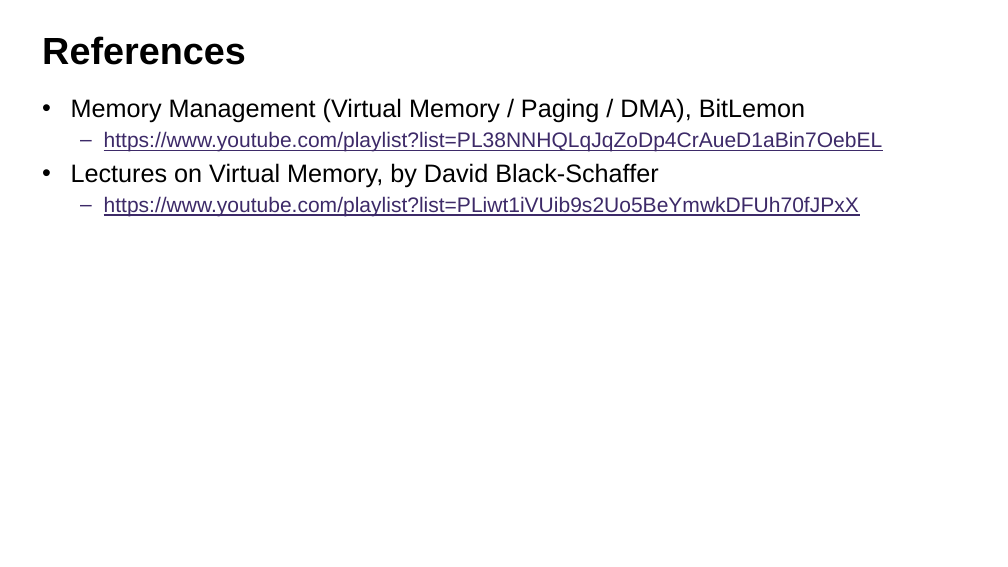
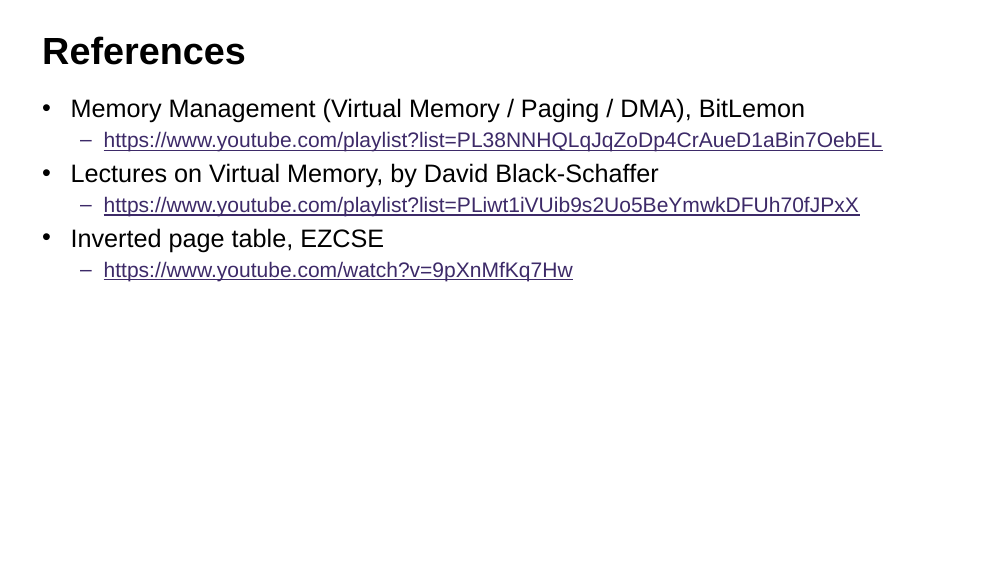
Before and after one commit to guhofstra/CSC256Fa25, a slide deck: slide 76 of PPTs/L7-Virtual Memory.pptx (slide 79 before the commit). Drawn at 1008x567 pixels with LibreOffice and Linux fonts; fonts in the diff are those of the drawing. Boxes give left, top, right and bottom in pixels: in the first picture for what was removed or moved away, otherwise in the second. Text is boxed around its words. In the diff, an @@ line names an element or a change of style, - is before the commit and + after.

```diff
--- a/PPTs/L7-Virtual Memory.pptx
+++ b/PPTs/L7-Virtual Memory.pptx
@@ text at [71,228,573,281]: paragraphs added @@
+• Inverted page table, EZCSE
+  – https://www.youtube.com/watch?v=9pXnMfKq7Hw
```
Also in this commit, not shown: 7 other slides changed, 3 slides removed, 3 other files.
